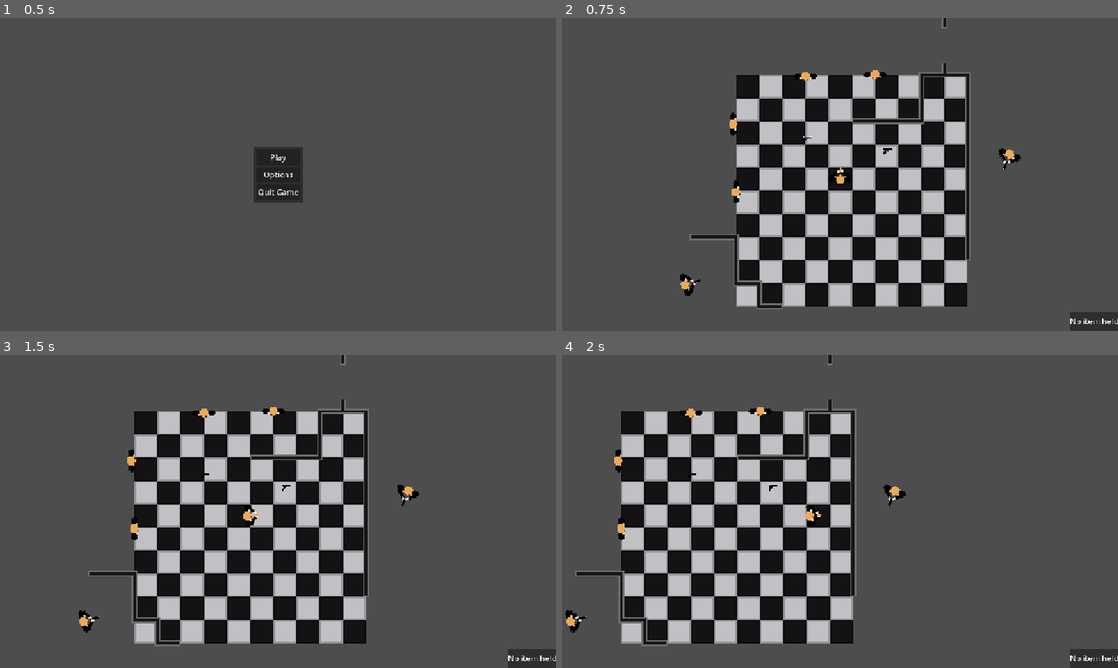
Above: before the commit, frames 1-4 (two rows, left to right).
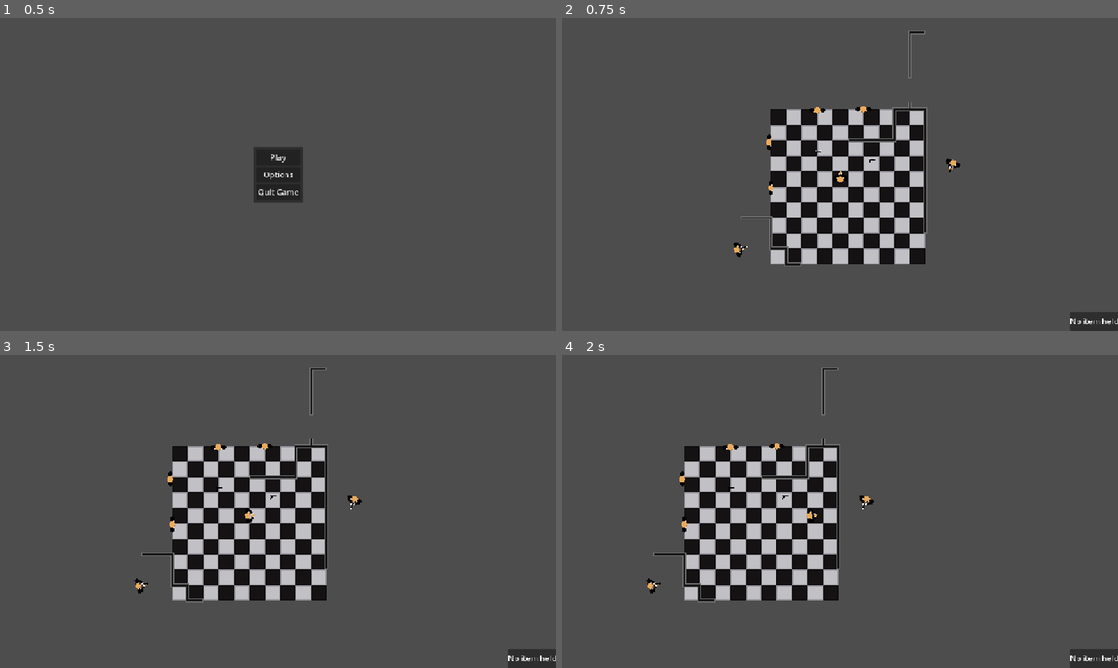
Above: after the commit, the same moments.

Repository: sparkworm/STATE
Game: Godot game, scene res://scenes/game.tscn
Same seed, same stepped clock (60 frames per second), same inputs: the game is played once before the commit and once after it.
Inputs (mouse positions are in pixels of both pictures, inside the frame that each line leads up to):
- Up to frame 1 (0.5 s): no input
- Up to frame 2 (0.75 s): click "Play" at 0.5 s
- Up to frame 3 (1.5 s): tap Enter at 1.25 s; move the mouse to (400, 495) at 1.27 s; press the mouse at (400, 495) at 1.28 s; hold D (move_right) from 1.28 s (still down)
- Up to frame 4 (2 s): keep holding D (move_right)

Frame 1 is identical in both runs. In frame 2, 26% of the frame differs, in the area x 21-83%, y 0-94%; in frame 3, 27%; in frame 4, 27%, in the area x 0-62%, y 0-94%.

Commit message:
Changed Investigate state such that the guard will look at a direction which is the interpolation of the direction to the last position of the enemy and the last known velocity of the enemy.

Diff:
--- a/project_time.json
+++ b/project_time.json
@@ -2,13 +2,13 @@
   "2D": 14126.0,
   "3D": 0.0,
   "ASSETLIB": 28.0,
-  "GAME": 16917.0,
-  "SCRIPT": 75739.0,
+  "GAME": 17986.0,
+  "SCRIPT": 78134.0,
   "current_screen": "Script",
   "external_time": 33219.0,
   "idle_time": 881.0,
   "idle_time_out": 5.0,
-  "project_time": 106828.0,
+  "project_time": 110292.0,
   "rest_time_enabled": false,
   "rest_time_value": 15.0
 }
--- a/scenes/components/body.gd
+++ b/scenes/components/body.gd
@@ -32,6 +32,22 @@
 	torso.look_at(global_coords)
 	head.look_at(global_coords)
 
+## Move the head to look towards an angle.  The head will not turn further than it is allowed by
+## max_head_look_angle. [br] [br]
+## This can be useful if the torso is locked and cannot rotate (such as when running or guarding)
+func head_look_in_dir(dir: float) -> void:
+	head.rotation = dir
+	var ang_diff: float = angle_difference(torso.rotation, head.rotation)
+	if ang_diff > 0 and ang_diff > max_head_look_angle:
+		head.rotation = max_head_look_angle
+	elif ang_diff < 0 and -ang_diff > max_head_look_angle:
+		head.rotation = -max_head_look_angle
+
+## Sets the rotation of the head and torso to the specified direction
+func head_and_torso_look_in_dir(dir: float) -> void:
+	torso.rotation = dir
+	head.rotation = dir
+
 ## Returns the item that is being held in item_holder
 func get_item_held() -> Wieldable:
 	# for potential debugging purposes
--- a/scenes/components/state_machine/investigate_state.gd
+++ b/scenes/components/state_machine/investigate_state.gd
@@ -18,6 +18,8 @@
 @export var pursue_state: State
 @export var scanning_state: State
 
+## The the distance to investigate_target there was when this state was entered
+var start_dist_to_inv_target: float
 ## The global coordinates of the point that must be investigated
 var investigate_target: Vector2
 ## Is true if the player was "spotted" and the target knows which way they were headed
@@ -38,8 +40,14 @@
 	target.move_and_slide()
 	# Only look towards investigate target if it is a bit away.  Prevents a 180 if
 	# investigate_target is overshot
-	if investigate_target.distance_to(target.global_position) > 10:
-		target.face_towards(investigate_target)
+	if dist_to_inv_target() > 10:
+		if known_last_dir:
+			var dir_to_inv_target = (investigate_target - target.global_position).normalized()
+			target.face_in_dir(lerp(dir_to_inv_target, investigate_target_last_dir,
+					1.0-(dist_to_inv_target() / start_dist_to_inv_target)).angle())
+
+		else:
+			target.face_towards(investigate_target)
 
 func _set_target(new_value) -> void:
 	super._set_target(new_value)
@@ -50,8 +58,8 @@
 func nav_update() -> void:
 	# if the investigate target has been reached
 	if nav_agent.is_navigation_finished():
-		if known_last_dir:
-			target.face_towards(investigate_target_last_dir)
+		#if known_last_dir:
+			#target.face_towards(investigate_target_last_dir)
 		state_changed.emit(scanning_state)
 		return
 
@@ -60,9 +68,12 @@
 
 func safe_velocity_calculated(safe_velocity: Vector2) -> void:
 	if safe_velocity != Vector2.ZERO:
-		print(safe_velocity)
+		print("safe velocity: ", safe_velocity)
 		target.velocity = safe_velocity# * investigate_speed
 
+
+func dist_to_inv_target() -> float:
+	return target.global_position.distance_to(investigate_target)
 
 ## Called when the state is made active
 func _enter(args:={}) -> void:
@@ -70,13 +81,15 @@
 	if args.has("investigate_target") and args["investigate_target"] != null:
 		investigate_target = args["investigate_target"]
 		nav_agent.target_position = investigate_target
+		start_dist_to_inv_target = dist_to_inv_target()
 		nav_timer.start()
 		nav_timer.timeout.connect(nav_update)
+		nav_update()
 	else:
 		push_error("WARNING: investigate_target is either unspecified or null")
 	if args.has("investigate_target_last_dir"):
 		known_last_dir = true
-		investigate_target_last_dir = investigate_target_last_dir
+		investigate_target_last_dir = args["investigate_target_last_dir"]
 	else:
 		known_last_dir = false
 
--- a/scenes/components/state_machine/pursue_state.gd
+++ b/scenes/components/state_machine/pursue_state.gd
@@ -35,6 +35,7 @@
 		state_changed.emit(investigate_state, {
 				"investigate_target":pursue_target.global_position,
 				"investigate_target_last_dir": pursue_target.velocity.normalized()})
+		print("last pursue_target velocity: ", pursue_target.velocity.normalized())
 	# if there is line of sight and distance is less than attack distance
 	elif pursue_target.global_position.distance_to(target.global_position) < attack_range:
 		state_changed.emit(attack_state, {"attack_target":pursue_target})
--- a/scenes/levels/test_level.tscn
+++ b/scenes/levels/test_level.tscn
@@ -80,3 +80,6 @@
 [node name="Guard02" parent="Characters" index="6" instance=ExtResource("5_48ne7")]
 position = Vector2(-107, 73)
 rotation = -0.294992
+
+[node name="Camera" parent="." index="9"]
+zoom = Vector2(2, 2)
--- a/scenes/parent/character.gd
+++ b/scenes/parent/character.gd
@@ -27,6 +27,8 @@
 @onready var body: Body = %Body
 
 func _ready() -> void:
+	fix_starting_rotation()
+
 	# set starting item
 	if starting_item != null:
 		body.set_item_held(starting_item.instantiate())
@@ -38,6 +40,12 @@
 	inventory.add_mag(Globals.Wieldables.GLOCK17, Magazine.new(Globals.Wieldables.GLOCK17, 17))
 	inventory.add_mag(Globals.Wieldables.GLOCK17, Magazine.new(Globals.Wieldables.GLOCK17, 17))
 
+## Since it is the head and torso that rotate, any rotation of the Character itself must be
+## transferred to the actual parts that do rotate
+func fix_starting_rotation() -> void:
+	body.head_and_torso_look_in_dir(rotation)
+	rotation = 0.0
+
 ## Returns the item currently held
 func get_item_held() -> Wieldable:
 	return body.get_item_held()
@@ -47,9 +55,13 @@
 func set_item_held(new_item: Wieldable) -> void:
 	body.set_item_held(new_item)
 
-## Makes the head and boddy face dir, which should be in global coords
+## Makes the head and boddy face dir, which should be a point in global coords
 func face_towards(dir: Vector2) -> void:
 	body.head_and_torso_look_towards(dir)
+	update_move_collision()
+
+func face_in_dir(dir: float) -> void:
+	body.head_and_torso_look_in_dir(dir)
 	update_move_collision()
 
 ## Moves the CollisionShape to match the rotation of the torso sprite
